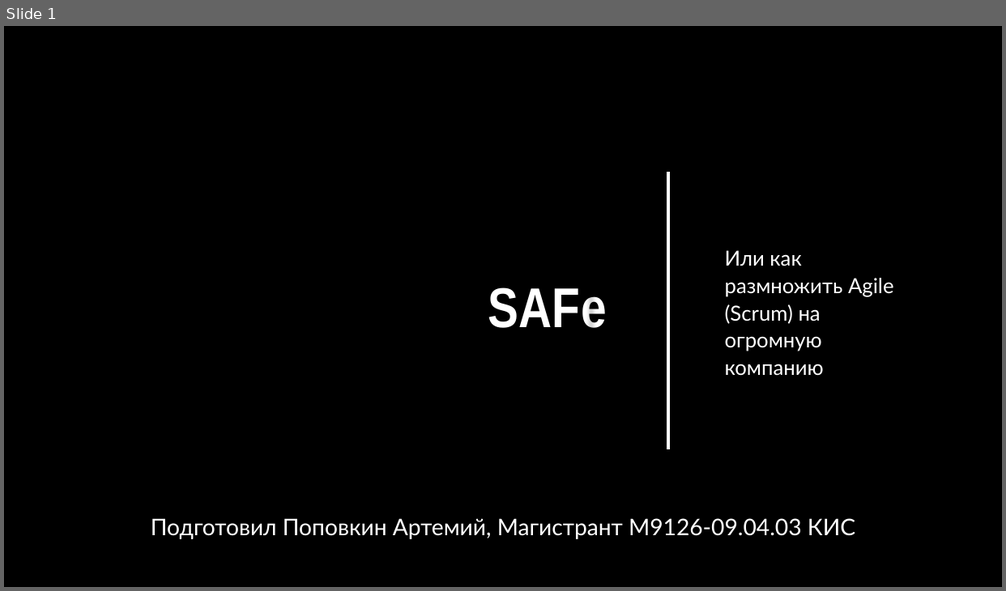
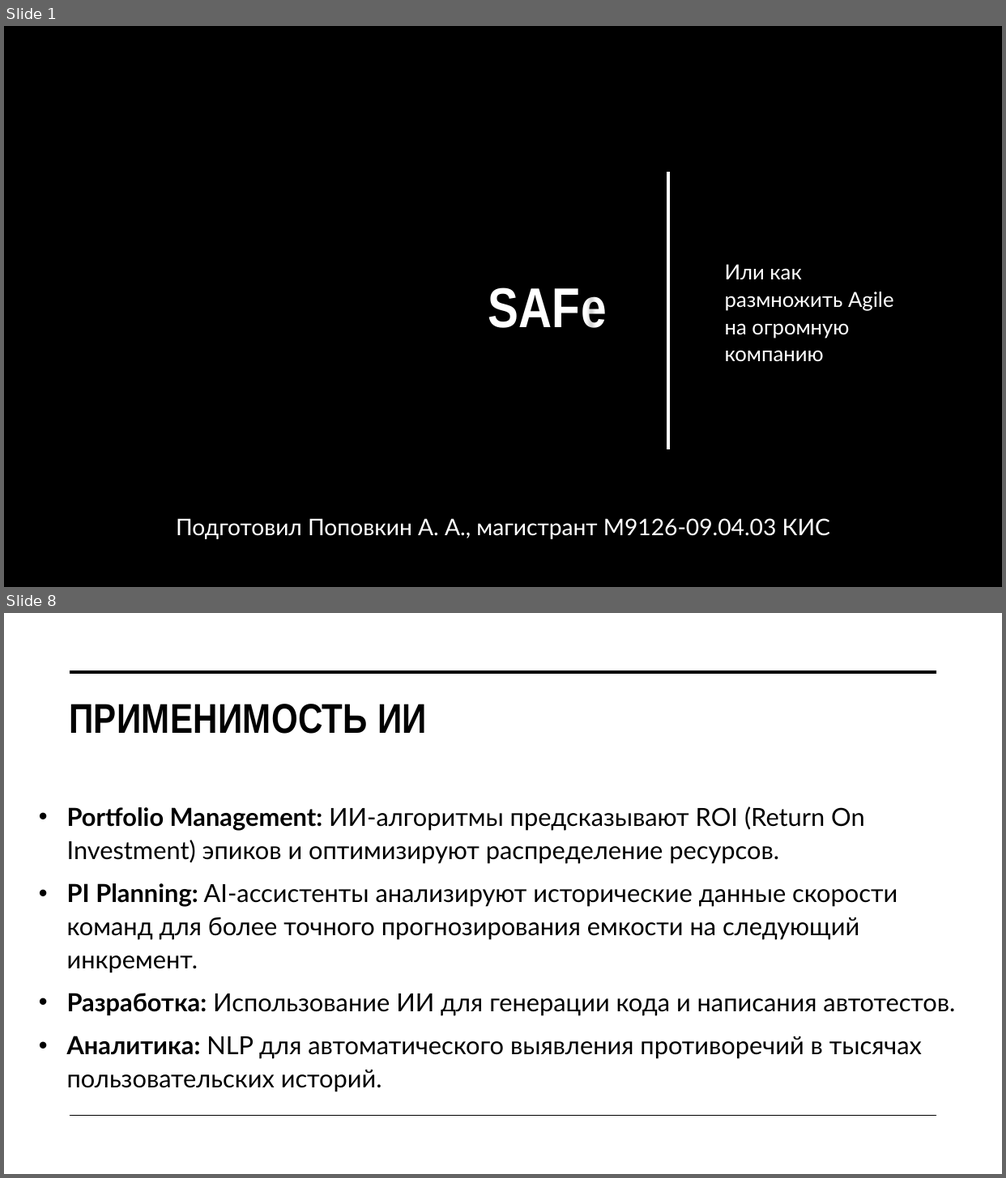
Before and after one commit to Jrol123/obsidian-dvfu_p2, a slide deck: ПРЕДМЕТЫ/Методологии и проектирование ИС/ДЗ/Презентация/SAFe.pptx. Shown one above the other, each under a label of ours: slide 1 before the commit, slides 1 and 8 after it; the slides between them are not shown. The pictures are 1006x591 and 1006x1178 pixels, drawn with LibreOffice and Linux fonts; fonts in the diff are those of the drawing; background and template pictures are left out. Boxes give left, top, right and bottom in pixels: in the first picture for what was removed or moved away, otherwise in the second. Text is boxed around its words. In the diff, an @@ line names an element or a change of style, - is before the commit and + after.

```diff
--- a/ПРЕДМЕТЫ/Методологии и проектирование ИС/ДЗ/Презентация/SAFe.pptx
+++ b/ПРЕДМЕТЫ/Методологии и проектирование ИС/ДЗ/Презентация/SAFe.pptx
@@ slide 8 added at [4,613,1002,1174], background #FFFFFF @@
@@ line added from (70, 672) to (937, 672), #000000 3.5 pt @@
@@ title added at [69,704,427,734], 40 pt, text #000000, bold @@
+ПРИМЕНИМОСТЬ ИИ
@@ text added at [67,807,955,1093], 24 pt, text #000000 @@
+• Portfolio Management: ИИ-алгоритмы предсказывают ROI (Return On Investment) эпиков и оптимизируют распределение ресурсов.
+• PI Planning: AI-ассистенты анализируют исторические данные скорости команд для более точного прогнозирования емкости на следующий инкремент.
+• Разработка: Использование ИИ для генерации кода и написания автотестов.
+• Аналитика: NLP для автоматического выявления противоречий в тысячах пользовательских историй.
@@ line added from (70, 1116) to (937, 1116), #000000 1 pt @@
@@ slide 1 changed as well @@
@@ subtitle at [725,264,894,362]: text changed @@
-Или как размножить Agile (Scrum) на огромную компанию
+Или как размножить Agile на огромную компанию
@@ text at [176,518,830,540]: text changed @@
-Подготовил Поповкин Артемий, Магистрант М9126-09.04.03 КИС
+Подготовил Поповкин А. А., магистрант М9126-09.04.03 КИС
```
Also in this commit, not shown: 2 other slides changed, 6 other slides added, 1 other file.
